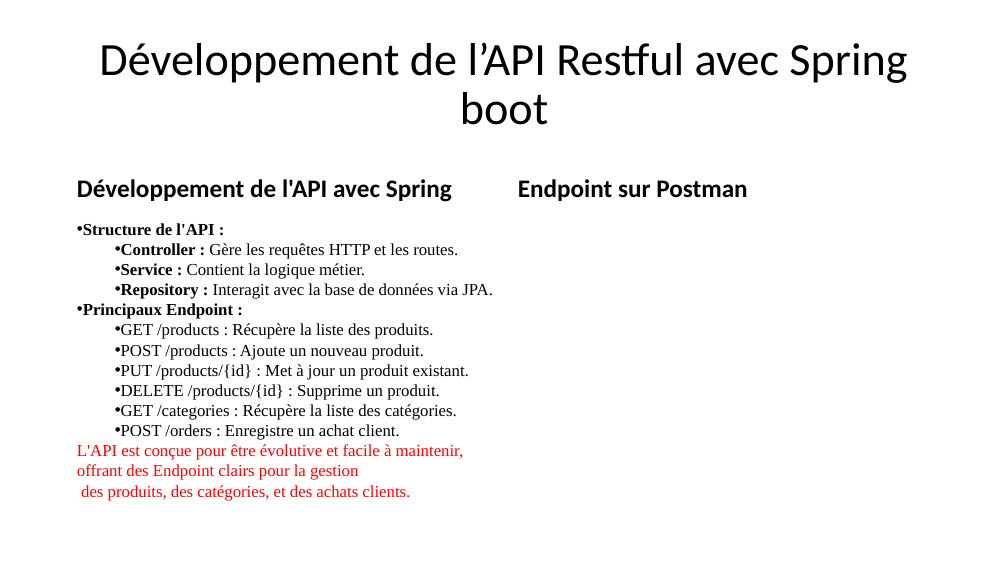
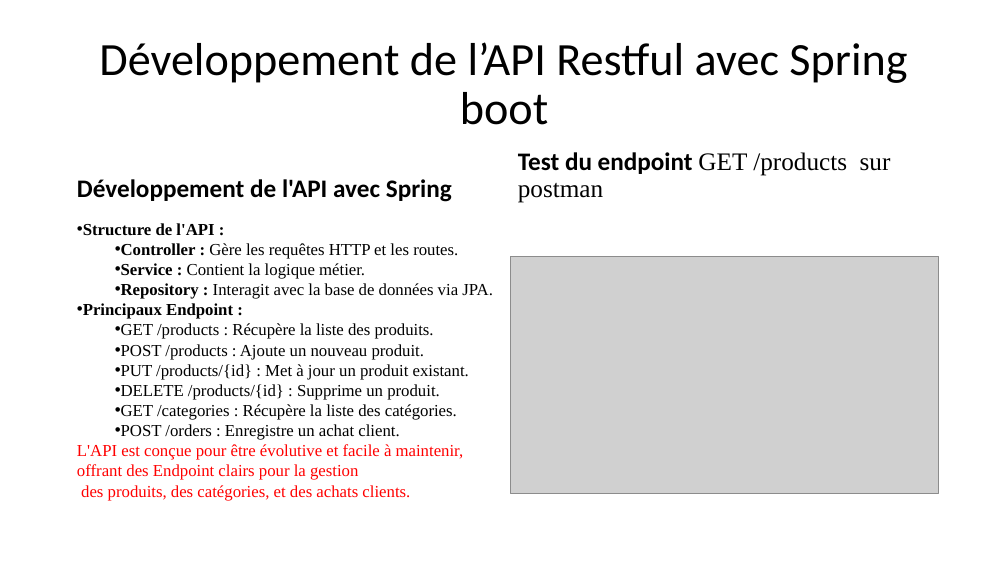
Before and after one commit to Issouftraore/projet-developpement-a-base-de-composant, a slide deck: slide 6 of Mise en place d’une application RESTful Spring Boot.pptx. Drawn at 1008x567 pixels with LibreOffice and Linux fonts; fonts in the diff are those of the drawing; grey boxes stand for pictures. Boxes give left, top, right and bottom in pixels: in the first picture for what was removed or moved away, otherwise in the second. Text is boxed around its words. In the diff, an @@ line names an element or a change of style, - is before the commit and + after.

```diff
--- a/Mise en place d’une application RESTful Spring Boot.pptx
+++ b/Mise en place d’une application RESTful Spring Boot.pptx
@@ text at [518,152,891,203]: text changed; font Calibri to Times New Roman; bold off @@
-Endpoint sur Postman
+Test du endpoint GET /products sur postman
@@ picture added at [510,256,939,493] @@
```
Also in this commit, not shown: 3 other slides changed, 1 other file.
